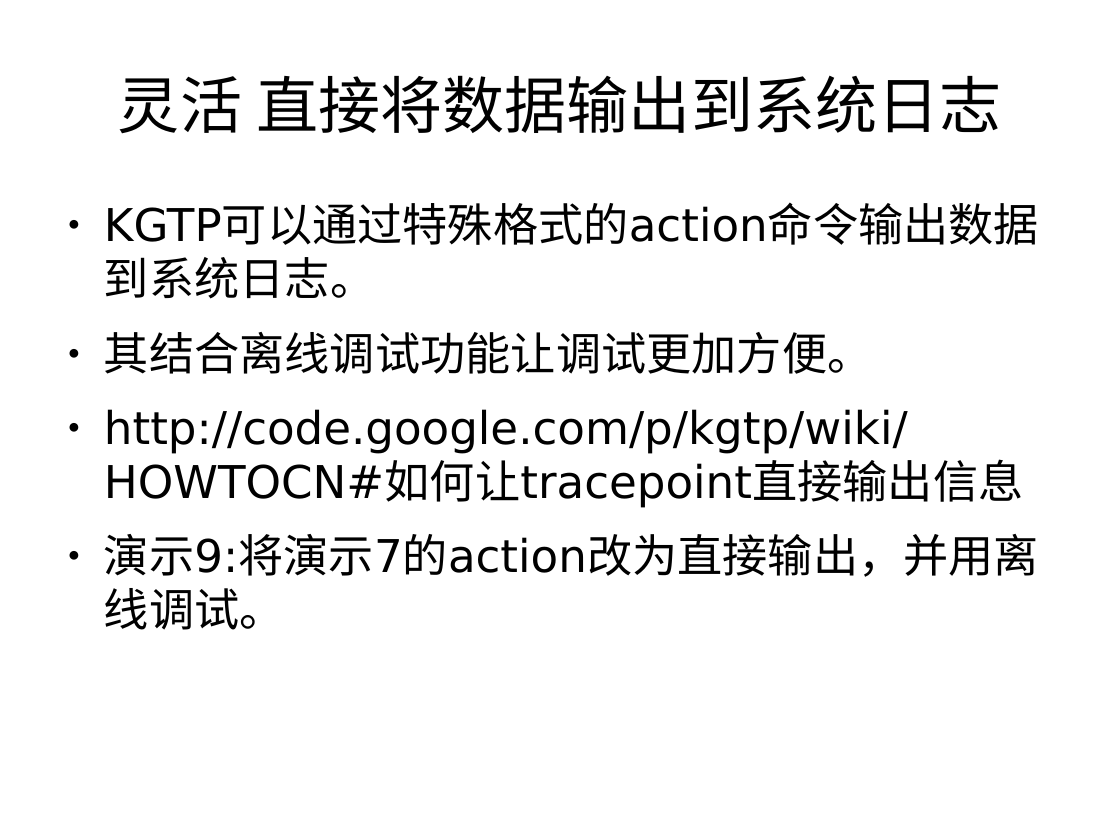
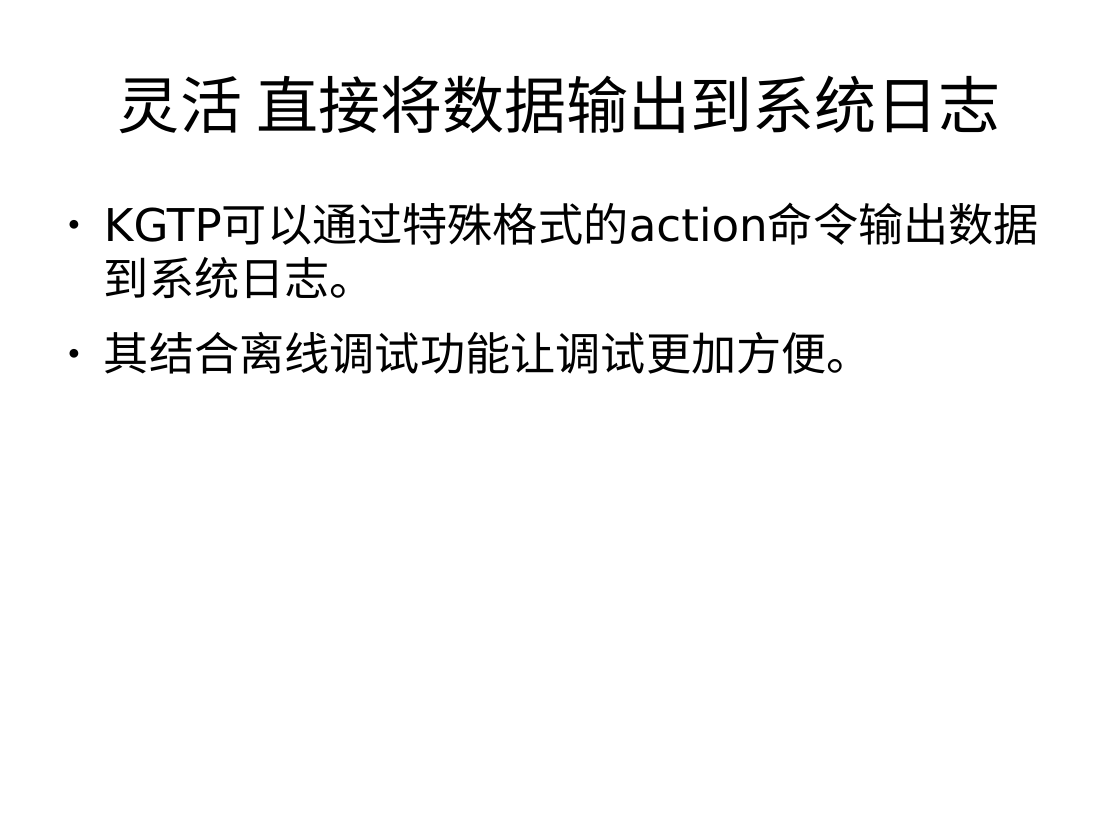
Before and after one commit to teawater/kgtp-misc, a slide deck: slide 17 of show/introduce/kgtpcn.odp (slide 16 before the commit). Drawn at 1120x840 pixels with LibreOffice and Linux fonts; fonts in the diff are those of the drawing. Boxes give left, top, right and bottom in pixels: in the first picture for what was removed or moved away, otherwise in the second. Text is boxed around its words. In the diff, an @@ line names an element or a change of style, - is before the commit and + after.

```diff
--- a/show/introduce/kgtpcn.odp
+++ b/show/introduce/kgtpcn.odp
@@ text at <box>104,409,1039,630</box>: paragraphs removed @@
-● http://code.google.com/p/kgtp/wiki/HOWTOCN#如何让tracepoint直接输出信息
-● 演示9:将演示7的action改为直接输出，并用离线调试。
```
Also in this commit, not shown: 10 other slides changed, 8 slides added, 6 slides removed, 1 other file.
